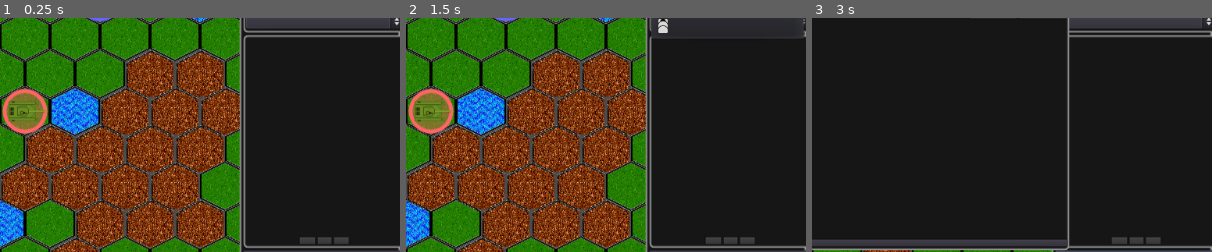
Above: before the commit, frames 1-3 (left to right).
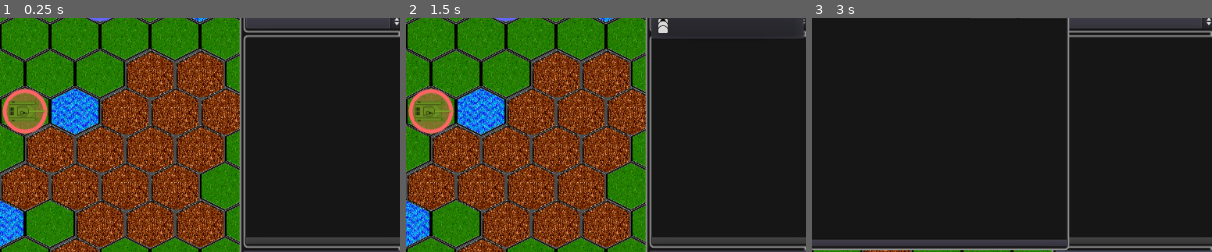
Above: after the commit, the same moments.

Repository: stefanos-86/HexGame
Game: Godot game, scene res://Scenes/HexMap.tscn
Two runs of this game, one before a commit and one after it. Both use one fixed random seed, a clock stepped at 60 frames per second and the inputs below.
Inputs:
- Up to frame 1 (0.25 s): no input
- Up to frame 2 (1.5 s): click "End Turn" at 0.5 s; click "Fire at will" at 1.25 s
- Up to frame 3 (3 s): click "Slow" at 2 s; click "Artillery" at 2.75 s
The pictures show only the part of the screen within x 50-100%, y 14-64%; the shares and areas given below are measured in that part.

The runs differ from the first frame. In frame 1, 0.8% of the frame differs, in the area x 61-100%, y 93-97%; in frame 2, 0.8%; in frame 3, 0.7%.

Commit message:
Basic unit list.

Diff:
--- a/Scenes/Control.gd
+++ b/Scenes/Control.gd
@@ -173,6 +173,7 @@
     interface.animate_movement(unit, movement_result)
     interface.refresh_unit_description(unit)
     terrain.move(unit, movement_result.actual_path.back())
+    update_unit_list()
 
 func reactivate_input():
   animation_in_progress = false
@@ -213,7 +214,9 @@
       return # End game, nothing left to do.
 
     target_to_destroy = null
+  update_unit_list() # Reaction fire or artillery friendly fire, or end of ammo.
   reactivate_input()
+
 
 func turn_towards(position):
   if selected_unit != null:
@@ -224,6 +227,7 @@
   artillery_plot_done()  # In case the window is still open!
   unselect_current_unit()
   game.next_turn()
+  update_unit_list()
   units.reset_points_and_speed(game.current_player)
   units.progress_fire_missions(game.current_player)
   interface.clear_action_descritpion()
@@ -270,3 +274,8 @@
 func cancel_fire_mission(cannon):
   cannon.cancel_fire_mission()
   plot_artillery()
+
+
+func update_unit_list():
+  var list = units.order_of_battle_of(game.current_player)
+  interface.unit_list(list)
--- a/Scenes/HexMap.tscn
+++ b/Scenes/HexMap.tscn
@@ -218,35 +218,12 @@
 margin_bottom = 44.0
 text = "(10, 4) Tank2, low ammo"
 
-[node name="CC" type="CenterContainer" parent="Interface/Camera/L/Sidebar/UnitList/VB"]
+[node name="Unselect" type="Button" parent="Interface/Camera/L/Sidebar/UnitList/VB"]
 margin_top = 254.0
 margin_right = 230.0
 margin_bottom = 280.0
-
-[node name="HB" type="HBoxContainer" parent="Interface/Camera/L/Sidebar/UnitList/VB/CC"]
-margin_left = 3.0
-margin_right = 227.0
-margin_bottom = 26.0
-
-[node name="Details" type="Button" parent="Interface/Camera/L/Sidebar/UnitList/VB/CC/HB"]
-margin_right = 82.0
-margin_bottom = 26.0
 disabled = true
-text = "Details"
-
-[node name="Unselect" type="Button" parent="Interface/Camera/L/Sidebar/UnitList/VB/CC/HB"]
-margin_left = 86.0
-margin_right = 148.0
-margin_bottom = 26.0
-disabled = true
-text = "Clear"
-
-[node name="Center" type="Button" parent="Interface/Camera/L/Sidebar/UnitList/VB/CC/HB"]
-margin_left = 152.0
-margin_right = 224.0
-margin_bottom = 26.0
-disabled = true
-text = "Center"
+text = "Deselect"
 
 [node name="Artillery" type="Button" parent="Interface/Camera/L/Sidebar"]
 margin_top = 504.0
--- a/Scenes/Interface.gd
+++ b/Scenes/Interface.gd
@@ -311,3 +311,23 @@
   print ("After exp ", OS.get_ticks_msec())
 
   return true
+
+func unit_list(list):
+  var list_box = $Camera/L/Sidebar/UnitList/VB/SC/VB
+  for old_label in list_box.get_children():
+    old_label.queue_free()
+
+  for unit in list:
+    var position = terrain.where_is(unit)
+    var label_text = "({0}, {1}) - {2}".format([position.x, position.y, unit.type])
+
+    var label = Label.new()
+    label.text = label_text
+
+    if unit.move_points == 0 or unit.fire_points == 0:
+      label.modulate = color_for_warning
+
+    if unit.alive == false:
+      label.modulate = color_for_destruction
+
+    list_box.add_child(label)
--- a/Scenes/Units.gd
+++ b/Scenes/Units.gd
@@ -84,8 +84,15 @@
       counter += 1
   return counter
 
+func order_of_battle_of(player):
+  var units = []
+  for u in order_of_battle:
+    if u.faction == player:
+      units.append(u)
+  return units
+
 func mark_destruction(unit):
-  order_of_battle.erase(unit)
+  unit.alive = false
 
 func reset_points_and_speed(player):
   for u in order_of_battle:
